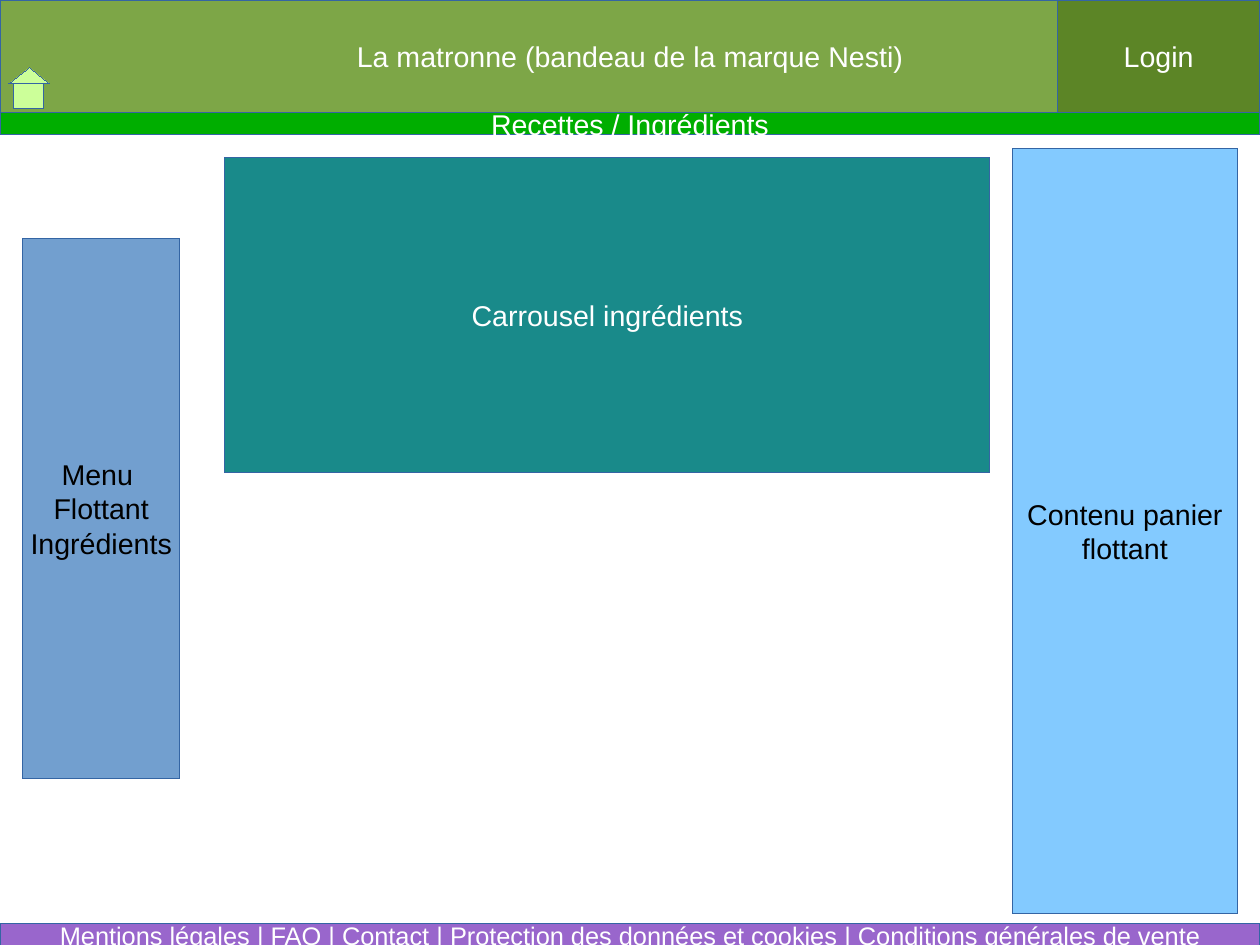
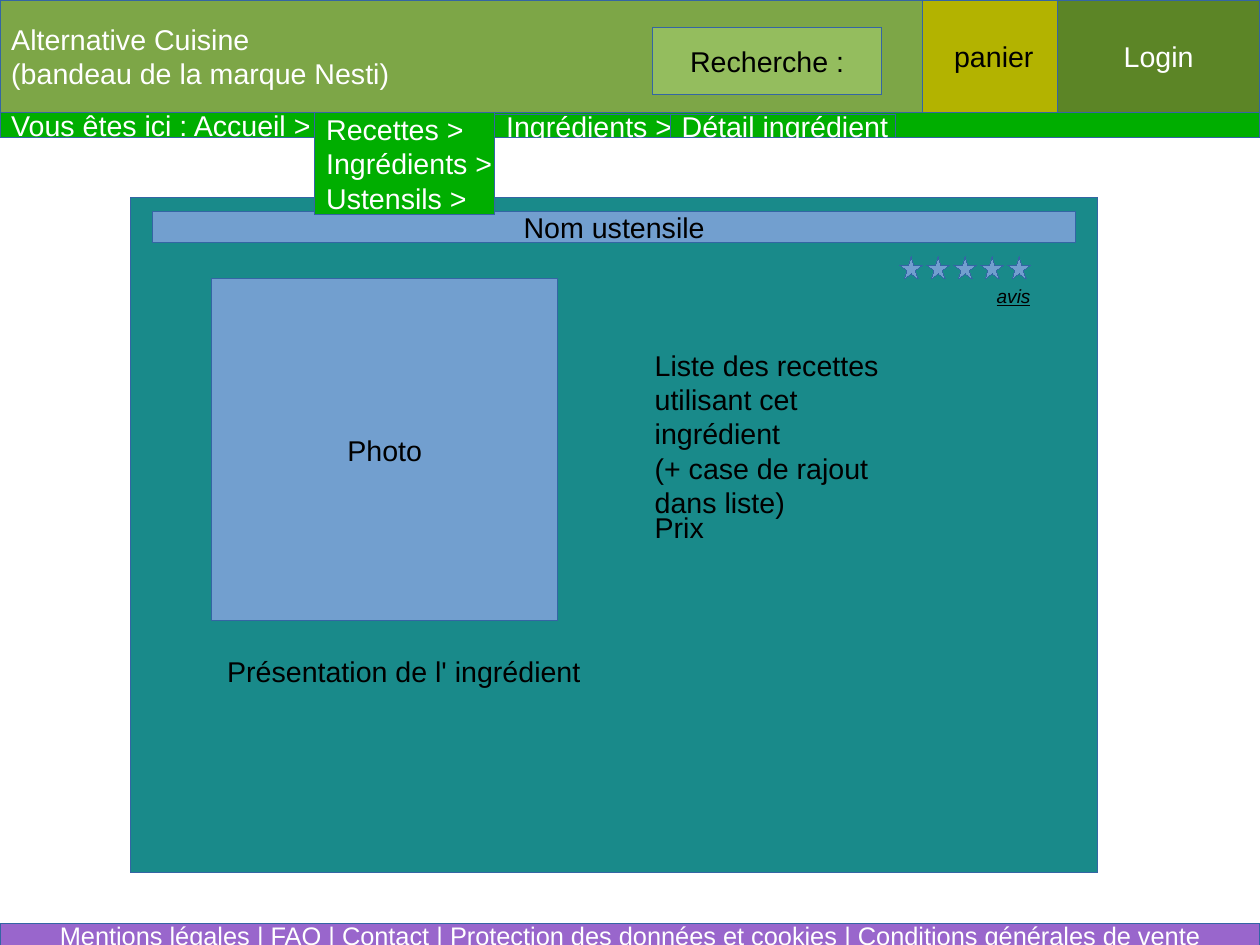
Before and after one commit to MarieRoseLejay/NESTI, a slide deck: slide 7 of VisuelSite.odp (slide 4 before the commit). Drawn at 1260x945 pixels with LibreOffice and Linux fonts; fonts in the diff are those of the drawing. Boxes give left, top, right and bottom in pixels: in the first picture for what was removed or moved away, otherwise in the second. Text is boxed around its words. In the diff, an @@ line names an element or a change of style, - is before the commit and + after.

```diff
--- a/VisuelSite.odp
+++ b/VisuelSite.odp
@@ text in rectangle at box(11, 29, 389, 90): text changed @@
-La matronne (bandeau de la marque Nesti)
+Alternative Cuisine
+(bandeau de la marque Nesti)
@@ rectangle added at box(653, 27, 883, 95), fill #94BD5E, outline #3465A4 0 pt, 18 pt, text #000000 @@
+Recherche :
@@ rectangle added at box(923, 0, 1058, 112), fill #B3B300, outline #3465A4 0 pt, 18 pt, text #000000 @@
+panier
@@ triangle removed at box(9, 67, 49, 83) @@
@@ rectangle removed at box(13, 83, 43, 107) @@
@@ rectangle added at box(0, 112, 1260, 137), fill #00AE00, outline #3465A4 0 pt, 18 pt, text #FFFFFF @@
+Vous êtes ici : Accueil >
@@ rectangle "Recettes >": place and size @@
-rectangle "Recettes >" at box(0, 112, 1260, 135)
+rectangle "Recettes >" at box(316, 112, 495, 214)
@@ rectangle "Ingrédients >": place and size @@
-rectangle "Ingrédients >" at box(225, 158, 990, 473)
+rectangle "Ingrédients >" at box(495, 115, 675, 138)
@@ rectangle "Ingrédients >" at box(495, 115, 675, 138): fill #198A8A to #00AE00 @@
@@ text in rectangle at box(506, 115, 647, 143): text changed @@
-Carrousel ingrédients
+Ingrédients >
@@ rectangle added at box(671, 115, 896, 138), fill #00AE00, outline #3465A4 0 pt, 18 pt, text #FFFFFF @@
+Détail ingrédient
@@ text in rectangle at box(326, 120, 467, 210): text changed @@
-Recettes / Ingrédients
+Recettes >
+Ingrédients >
+Ustensils >
@@ rectangle removed at box(1013, 149, 1238, 914) @@
-Contenu panier
-flottant
@@ rectangle added at box(130, 198, 1098, 874), fill #198A8A, outline #3465A4 0 pt @@
@@ rectangle removed at box(23, 239, 181, 779) @@
-Menu
-Flottant
-Ingrédients
@@ rectangle added at box(153, 212, 1076, 244), fill #729FCF, outline #3465A4 0 pt, 18 pt, text #000000 @@
+Nom ustensile
@@ star added at box(900, 256, 923, 279), fill #729FCF, outline #3465A4 0 pt @@
@@ star added at box(927, 256, 950, 279), fill #729FCF, outline #3465A4 0 pt @@
@@ star added at box(955, 256, 978, 279), fill #729FCF, outline #3465A4 0 pt @@
@@ star added at box(981, 256, 1004, 279), fill #729FCF, outline #3465A4 0 pt @@
@@ star added at box(1008, 256, 1031, 279), fill #729FCF, outline #3465A4 0 pt @@
@@ rectangle added at box(212, 279, 369, 414), fill #729FCF, outline #3465A4 0 pt @@
@@ rectangle added at box(212, 279, 558, 621), fill #729FCF, outline #3465A4 0 pt, 18 pt, text #000000 @@
+Photo
@@ text added at box(997, 289, 1031, 306), 12 pt, text #000000, italic, underline @@
+avis
@@ text added at box(655, 355, 879, 518), 18 pt, text #000000 @@
+Liste des recettes utilisant cet ingrédient
+(+ case de rajout dans liste)
@@ text added at box(655, 517, 704, 538), 18 pt, text #000000 @@
+Prix
@@ text added at box(227, 661, 580, 687), 18 pt, text #000000 @@
+Présentation de l' ingrédient
```
Also in this commit, not shown: 15 other slides changed, 1 slide added, 2 slides removed, 2 other files.
